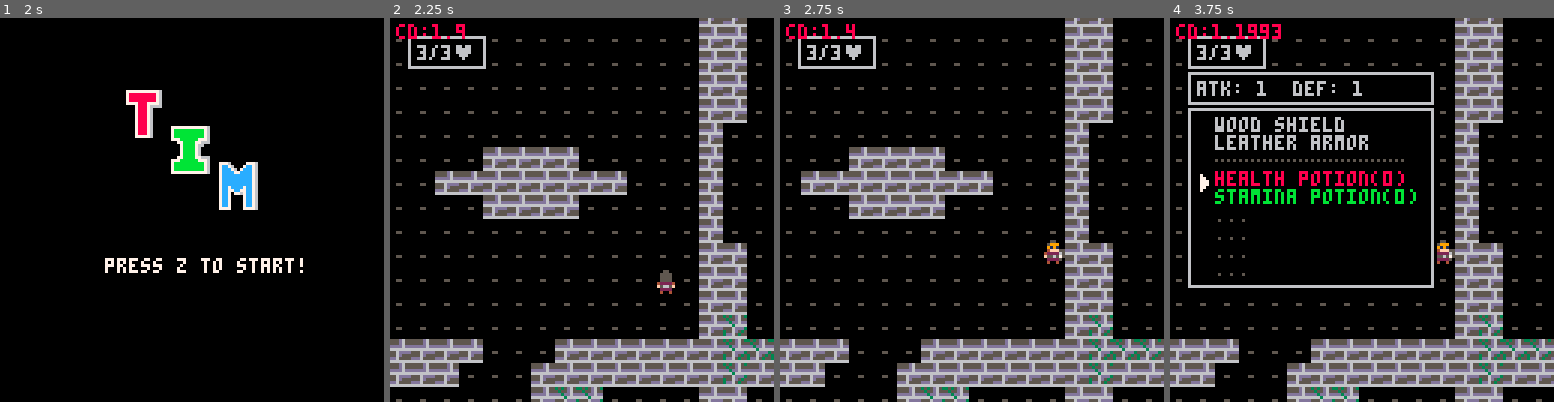
Above: before the commit, frames 1-4 (left to right).
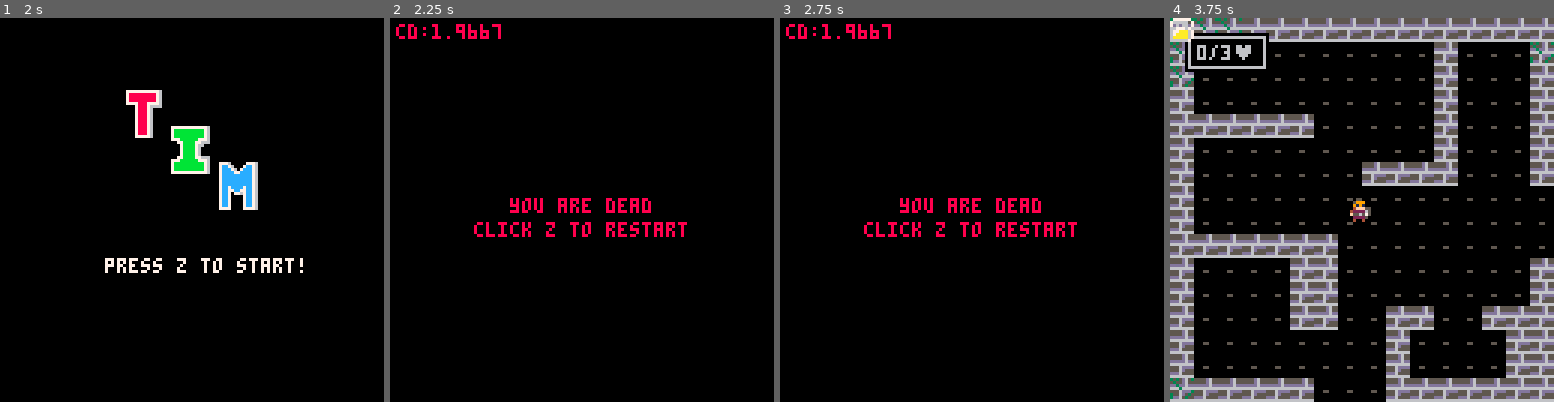
Above: after the commit, the same moments.

Repository: JestMiggles/CS477-TIM
Game: PICO-8 cartridge mytim.p8
The game is run twice, just before and just after one commit, with the same random seed, the same clock (stepped at 60 frames per second) and the same inputs.
Inputs:
- Up to frame 1 (2 s): tap X (X key) at 0.33, 1.07, 1.85 s; tap O (Z key) at 0.7, 1.7 s; hold Right from 1.6 s (still down)
- Up to frame 2 (2.25 s): release Right at 2.1 s; tap O (Z key) at 2.1 s; hold Up from 2.15 s (still down)
- Up to frame 3 (2.75 s): release Up at 2.42 s; hold Right from 2.47 s (still down); tap O (Z key) at 2.5 s
- Up to frame 4 (3.75 s): tap O (Z key) at 2.9, 3.3, 3.7 s; tap X (X key) at 2.97 s; release Right at 3.03 s; hold Left 3.08-3.58 s; hold Down from 3.63 s (still down)

Frame 1 is identical in both runs. In frame 2, 30% of the frame differs, in the area x 0-100%, y 0-100%; in frame 3, 31%; in frame 4, 54%.

Commit message:
Update mytim.p8

Diff:
--- a/mytim.p8
+++ b/mytim.p8
@@ -7,6 +7,16 @@
   ts = 0
   Tstage = 0
   state = "start"
+  init_game()
+  init_pickups()
+  level = 1
+end
+
+function startup()
+  cls()
+  ts = 0
+  Tstage = 0
+  state = "game"
   init_game()
   init_pickups()
   level = 1
@@ -72,7 +82,7 @@
   pl.h = 8
   pl.s = 1
   pl.tle = 0
-  pl.hp = 3
+  pl.hp = 0
   pl.delay = 0
   pl.dash = 6
   t = 0
@@ -88,6 +98,7 @@
   spmin = 0
   iframe = 0
   timer = 0
+  txt,col={},{}
 
   itm_name={"broad sword","leather armor","red potion"}
 
@@ -175,6 +186,10 @@
 function game_over()
   cls()
   print("you are dead",40,60,8)
+  print("click z to restart", 28, 68, 8)
+  if(btn(4)) then
+    startup()
+  end
 end
 
 function update_inv()
